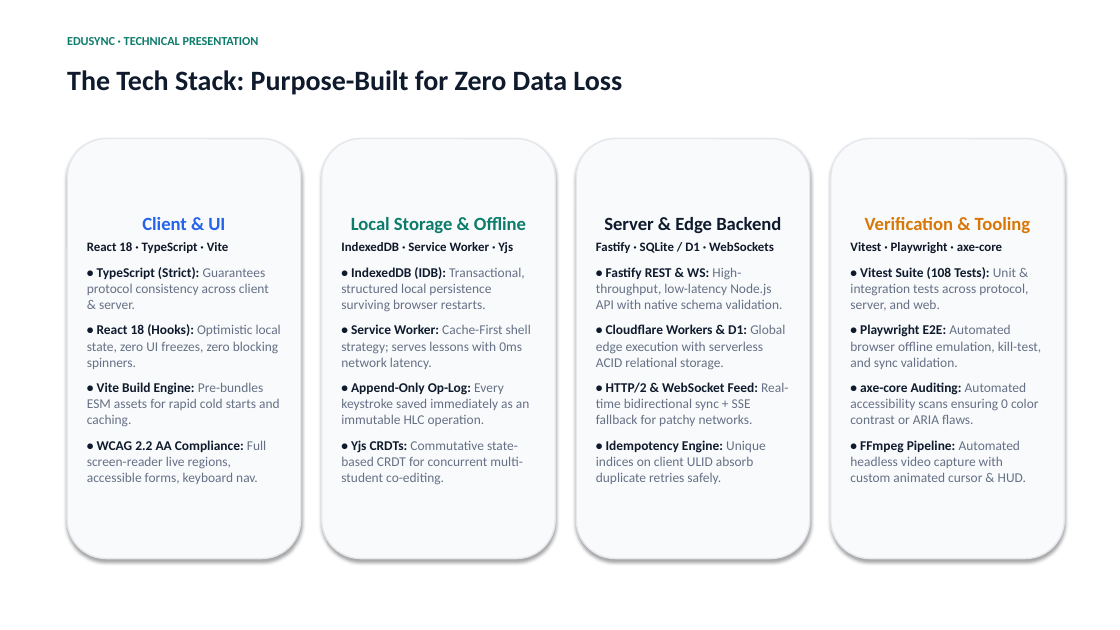
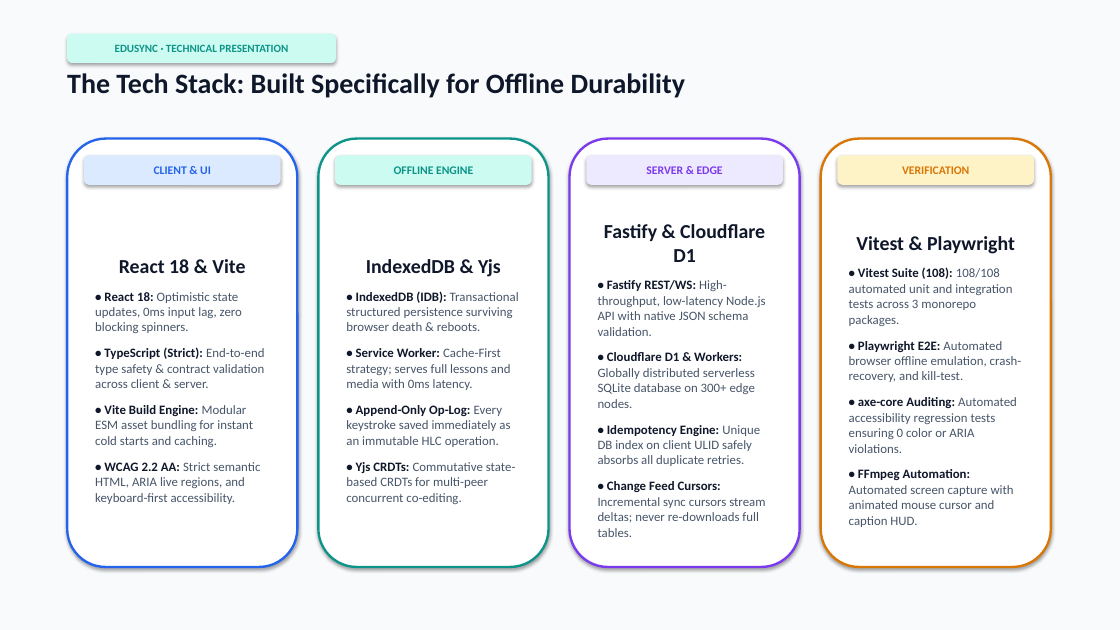
Before and after one commit to blank-0007/edusync, a slide deck: slide 3 of assets/EduSync-Presentation.pptx. Drawn at 1120x630 pixels with LibreOffice and Linux fonts; fonts in the diff are those of the drawing. Boxes give left, top, right and bottom in pixels: in the first picture for what was removed or moved away, otherwise in the second. Text is boxed around its words. In the diff, an @@ line names an element or a change of style, - is before the commit and + after.

```diff
--- a/assets/EduSync-Presentation.pptx
+++ b/assets/EduSync-Presentation.pptx
@@ rectangle added at [0,0,1120,630], fill #F8FAFC @@
@@ rounded rectangle "EDUSYNC · TECHNICAL PRESENTATION": place and size @@
-rounded rectangle "EDUSYNC · TECHNICAL PRESENTATION" at [67,37,259,45]
+rounded rectangle "EDUSYNC · TECHNICAL PRESENTATION" at [67,34,336,63]
@@ rounded rectangle "EDUSYNC · TECHNICAL PRESENTATION" at [67,34,336,63]: size 10.5 to 9.5 pt, text colour #0E7C6B to #0D9488; alignment left to centre; vertical alignment top to middle; fill none to #CCFBF1; shadow on @@
@@ text at [67,73,685,98]: text changed; text colour #0F1B2D to #0F172A @@
-The Tech Stack: Purpose-Built for Zero Data Loss
+The Tech Stack: Built Specifically for Offline Durability
@@ rounded rectangle "React 18 & Vite": place and size @@
-rounded rectangle "React 18 & Vite" at [67,139,301,559]
+rounded rectangle "React 18 & Vite" at [67,139,297,567]
@@ rounded rectangle "React 18 & Vite" at [67,139,297,567]: fill #F8FAFC to #FFFFFF; outline #E4E7EC 1.2 pt to #2563EB 2 pt @@
@@ rounded rectangle "IndexedDB & Yjs": place and size @@
-rounded rectangle "IndexedDB & Yjs" at [322,139,555,559]
+rounded rectangle "IndexedDB & Yjs" at [318,139,549,567]
@@ rounded rectangle "IndexedDB & Yjs" at [318,139,549,567]: fill #F8FAFC to #FFFFFF; outline #E4E7EC 1.2 pt to #0D9488 2 pt @@
@@ rounded rectangle "Fastify & Cloudflare D1": place and size @@
-rounded rectangle "Fastify & Cloudflare D1" at [576,139,810,559]
+rounded rectangle "Fastify & Cloudflare D1" at [570,139,800,567]
@@ rounded rectangle "Fastify & Cloudflare D1" at [570,139,800,567]: fill #F8FAFC to #FFFFFF; outline #E4E7EC 1.2 pt to #7C3AED 2 pt @@
@@ rounded rectangle "Vitest & Playwright": place and size @@
-rounded rectangle "Vitest & Playwright" at [831,139,1065,559]
+rounded rectangle "Vitest & Playwright" at [821,139,1051,567]
@@ rounded rectangle "Vitest & Playwright" at [821,139,1051,567]: fill #F8FAFC to #FFFFFF; outline #E4E7EC 1.2 pt to #D97706 2 pt @@
@@ rounded rectangle added at [84,155,281,185], fill #DBEAFE, 10 pt, text #2563EB, bold @@
+CLIENT & UI
@@ rounded rectangle added at [335,155,532,185], fill #CCFBF1, 10 pt, text #0D9488, bold @@
+OFFLINE ENGINE
@@ rounded rectangle added at [586,155,783,185], fill #EDE9FE, 10 pt, text #7C3AED, bold @@
+SERVER & EDGE
@@ rounded rectangle added at [838,155,1034,185], fill #FEF3C7, 10 pt, text #D97706, bold @@
+VERIFICATION
@@ text in rounded rectangle at [598,224,766,537]: text changed; size 11.5 to 11 pt; text colour #667085 to #475569 @@
-Server & Edge Backend
-Fastify · SQLite / D1 · WebSockets
-• Fastify REST & WS: High-throughput, low-latency Node.js API with native schema validation.
-• Cloudflare Workers & D1: Global edge execution with serverless ACID relational storage.
-• HTTP/2 & WebSocket Feed: Real-time bidirectional sync + SSE fallback for patchy networks.
-• Idempotency Engine: Unique indices on client ULID absorb duplicate retries safely.
+Fastify & Cloudflare D1
+• Fastify REST/WS: High-throughput, low-latency Node.js API with native JSON schema validation.
+• Cloudflare D1 & Workers: Globally distributed serverless SQLite database on 300+ edge nodes.
+• Idempotency Engine: Unique DB index on client ULID safely absorbs all duplicate retries.
+• Change Feed Cursors: Incremental sync cursors stream deltas; never re-downloads full tables.
@@ text in rounded rectangle at [849,236,1022,527]: text changed; size 11.5 to 11 pt; text colour #667085 to #475569 @@
-Verification & Tooling
-Vitest · Playwright · axe-core
-• Vitest Suite (108 Tests): Unit & integration tests across protocol, server, and web.
-• Playwright E2E: Automated browser offline emulation, kill-test, and sync validation.
-• axe-core Auditing: Automated accessibility scans ensuring 0 color contrast or ARIA flaws.
-• FFmpeg Pipeline: Automated headless video capture with custom animated cursor & HUD.
+Vitest & Playwright
+• Vitest Suite (108): 108/108 automated unit and integration tests across 3 monorepo packages.
+• Playwright E2E: Automated browser offline emulation, crash-recovery, and kill-test.
+• axe-core Auditing: Automated accessibility regression tests ensuring 0 color or ARIA violations.
+• FFmpeg Automation: Automated screen capture with animated mouse cursor and caption HUD.
@@ text in rounded rectangle at [95,259,264,504]: text changed; size 11.5 to 11 pt; text colour #667085 to #475569 @@
-Client & UI
-React 18 · TypeScript · Vite
-• TypeScript (Strict): Guarantees protocol consistency across client & server.
-• React 18 (Hooks): Optimistic local state, zero UI freezes, zero blocking spinners.
-• Vite Build Engine: Pre-bundles ESM assets for rapid cold starts and caching.
-• WCAG 2.2 AA Compliance: Full screen-reader live regions, accessible forms, keyboard nav.
+React 18 & Vite
+• React 18: Optimistic state updates, 0ms input lag, zero blocking spinners.
+• TypeScript (Strict): End-to-end type safety & contract validation across client & server.
+• Vite Build Engine: Modular ESM asset bundling for instant cold starts and caching.
+• WCAG 2.2 AA: Strict semantic HTML, ARIA live regions, and keyboard-first accessibility.
@@ text in rounded rectangle at [346,259,519,390]: text changed; size 11.5 to 11 pt; text colour #667085 to #475569 @@
-Local Storage & Offline
-IndexedDB · Service Worker · Yjs
-• IndexedDB (IDB): Transactional, structured local persistence surviving browser restarts.
-• Service Worker: Cache-First shell strategy; serves lessons with 0ms network latency.
+IndexedDB & Yjs
+• IndexedDB (IDB): Transactional structured persistence surviving browser death & reboots.
+• Service Worker: Cache-First strategy; serves full lessons and media with 0ms latency.
@@ text in rounded rectangle at [346,405,510,447]: size 11.5 to 11 pt in "• Append-Only Op-Log: Every keystroke saved immediately ..."; text colour #0F1B2D to #0F172A in "• Append-Only Op-Log:"; text colour #667085 to #475569 in "Every keystroke saved immediately as an immutable ..."; more space between paragraphs @@
@@ text in rounded rectangle at [346,462,516,504]: text changed; size 11.5 to 11 pt; text colour #667085 to #475569 @@
-• Yjs CRDTs: Commutative state-based CRDT for concurrent multi-student co-editing.
+• Yjs CRDTs: Commutative state-based CRDTs for multi-peer concurrent co-editing.
```
Also in this commit, not shown: 6 other slides changed, 2 slides added, 2 slides removed, 7 other files.
